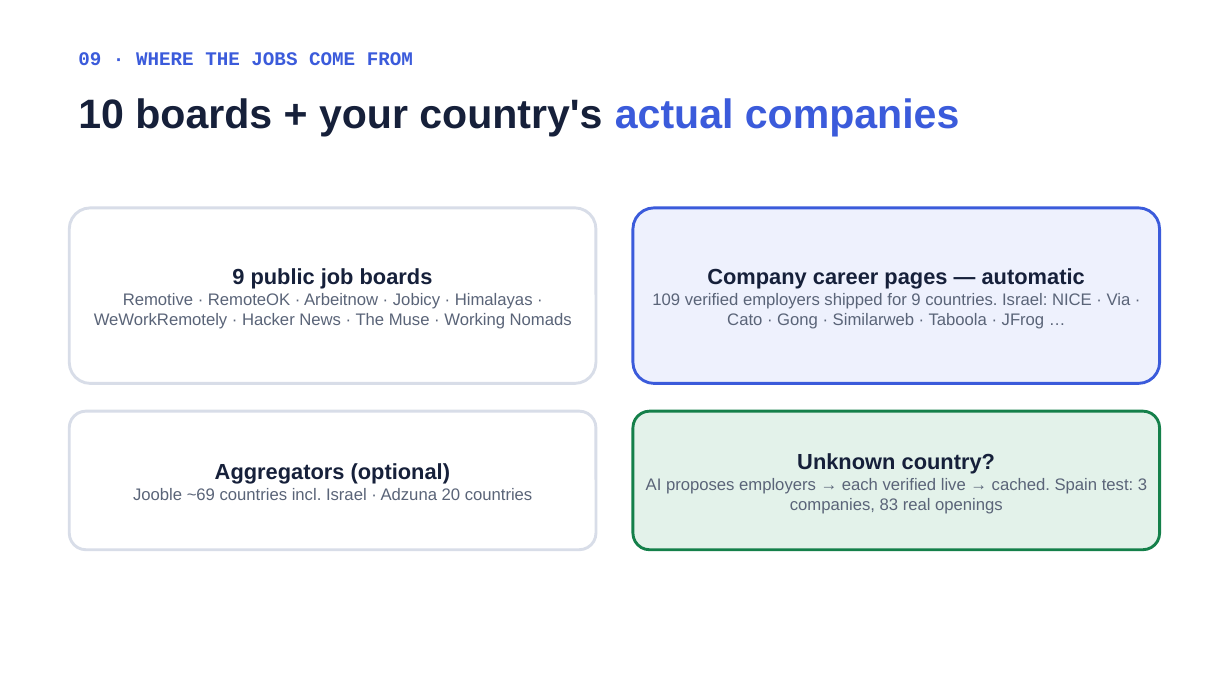
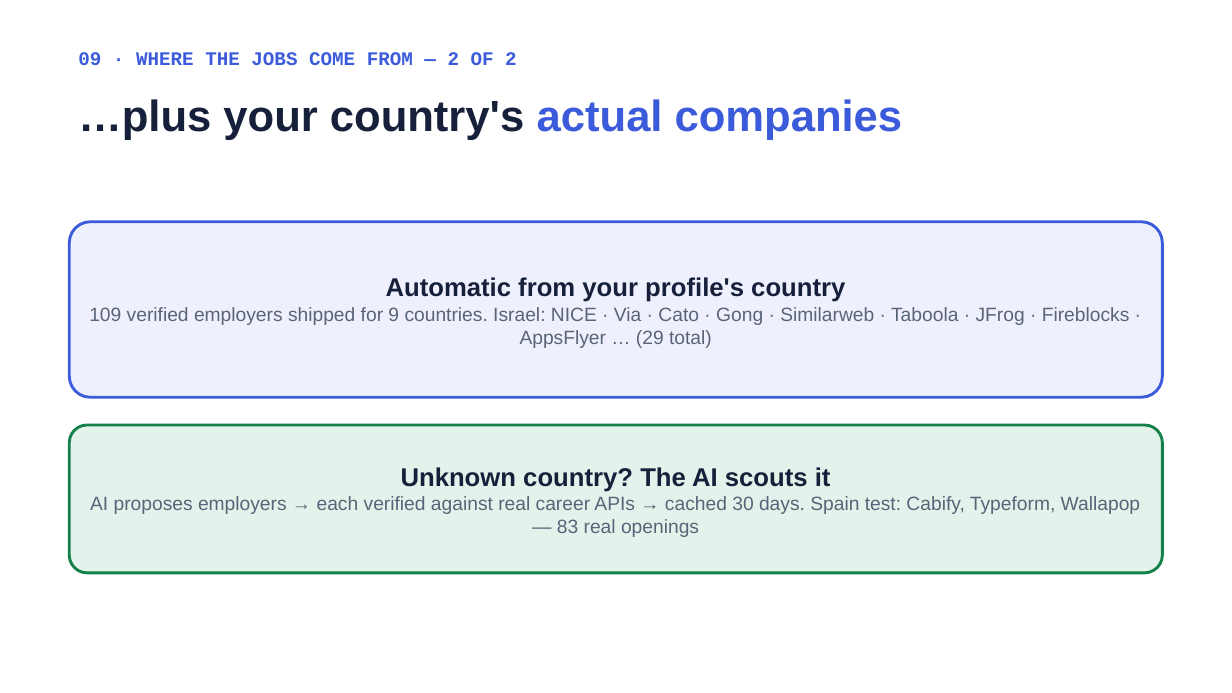
Before and after one commit to DavidZeff1/agent, a slide deck: slide 23 of presentation/Job Agent Presentation.pptx (slide 15 before the commit). Drawn at 1232x693 pixels with LibreOffice and Linux fonts; fonts in the diff are those of the drawing. Boxes give left, top, right and bottom in pixels: in the first picture for what was removed or moved away, otherwise in the second. Text is boxed around its words. In the diff, an @@ line names an element or a change of style, - is before the commit and + after.

```diff
--- a/presentation/Job Agent Presentation.pptx
+++ b/presentation/Job Agent Presentation.pptx
@@ text at bbox=[78, 52, 517, 65]: text changed @@
-09 · WHERE THE JOBS COME FROM
+09 · WHERE THE JOBS COME FROM — 2 OF 2
@@ text at bbox=[78, 99, 903, 140]: text changed; size 32 to 34 pt @@
-10 boards + your country's actual companies
+…plus your country's actual companies
@@ rounded rectangle removed at bbox=[69, 208, 596, 384] @@
-9 public job boards
-Remotive · RemoteOK · Arbeitnow · Jobicy · Himalayas · WeWorkRemotely · Hacker News · The Muse · Working Nomads
@@ rounded rectangle "Automatic from your profile's country": place and size @@
-rounded rectangle "Automatic from your profile's country" at bbox=[633, 208, 1160, 384]
+rounded rectangle "Automatic from your profile's country" at bbox=[69, 222, 1163, 397]
@@ text in rounded rectangle at bbox=[89, 277, 1130, 348]: text changed; size 13 to 15 pt @@
-Company career pages — automatic
-109 verified employers shipped for 9 countries. Israel: NICE · Via · Cato · Gong · Similarweb · Taboola · JFrog …
+Automatic from your profile's country
+109 verified employers shipped for 9 countries. Israel: NICE · Via · Cato · Gong · Similarweb · Taboola · JFrog · Fireblocks · AppsFlyer … (29 total)
@@ rounded rectangle removed at bbox=[69, 411, 596, 550] @@
-Aggregators (optional)
-Jooble ~69 countries incl. Israel · Adzuna 20 countries
@@ rounded rectangle "Unknown country? The AI scouts ...": place and size @@
-rounded rectangle "Unknown country? The AI scouts ..." at bbox=[633, 411, 1160, 550]
+rounded rectangle "Unknown country? The AI scouts ..." at bbox=[69, 425, 1163, 573]
@@ text in rounded rectangle at bbox=[90, 467, 1140, 537]: text changed; size 13 to 15 pt @@
-Unknown country?
-AI proposes employers → each verified live → cached. Spain test: 3 companies, 83 real openings
+Unknown country? The AI scouts it
+AI proposes employers → each verified against real career APIs → cached 30 days. Spain test: Cabify, Typeform, Wallapop — 83 real openings
```
Also in this commit, not shown: 5 other slides changed, 9 slides added, 1 slide removed, 2 other files.
